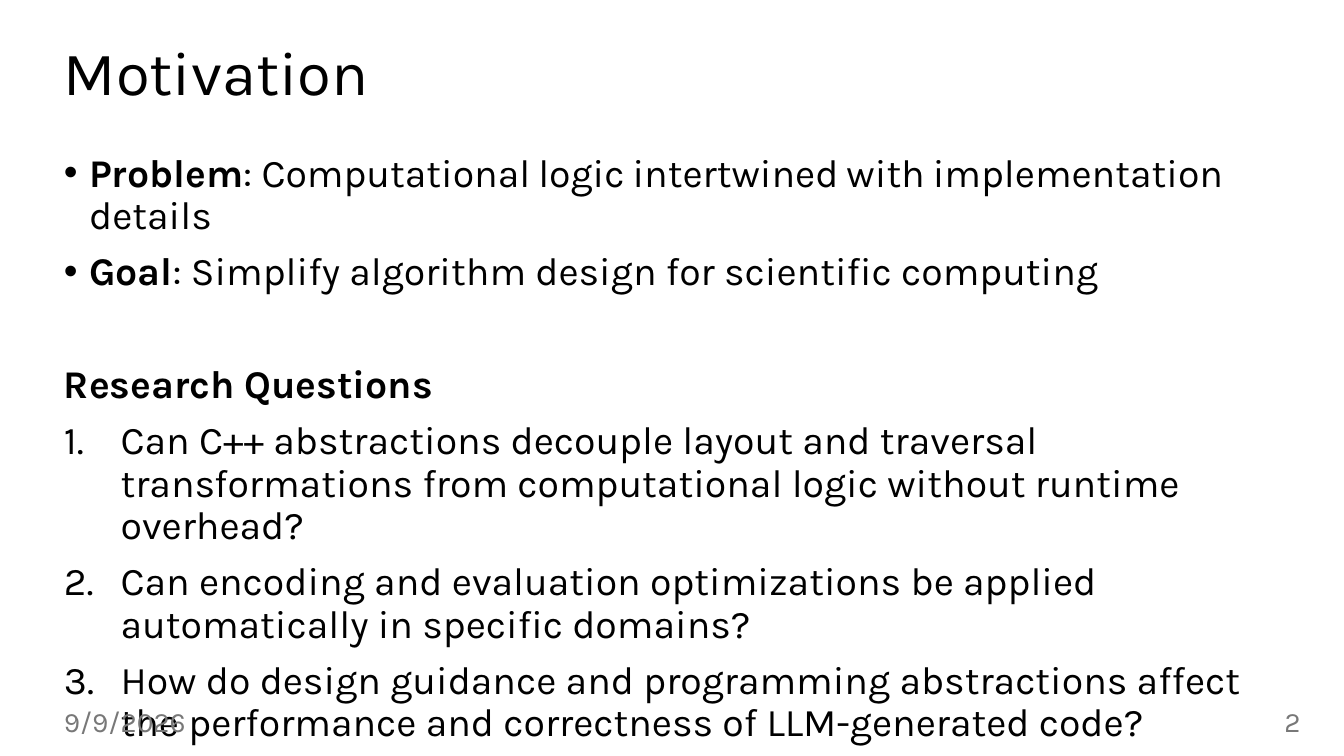
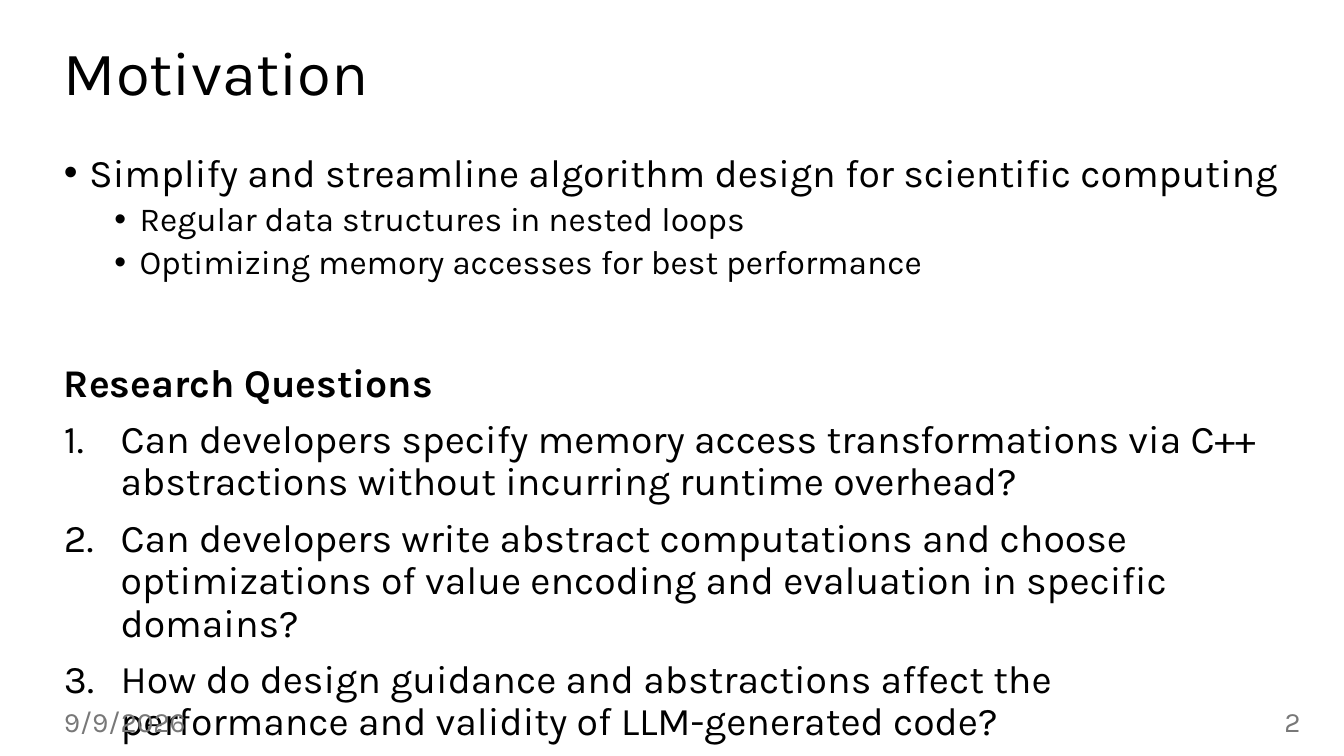
Before and after one commit to jiriklepl/phd-thesis, a slide deck: slide 2 of defense/Optimizing Memory Layouts and Traversal Orders in High-Performance Computing.pptx. Drawn at 1344x756 pixels with LibreOffice and Linux fonts; fonts in the diff are those of the drawing; background and template pictures are left out. Boxes give left, top, right and bottom in pixels: in the first picture for what was removed or moved away, otherwise in the second. Text is boxed around its words. In the diff, an @@ line names an element or a change of style, - is before the commit and + after.

Commit message:
last version

```diff
--- a/defense/Optimizing Memory Layouts and Traversal Orders in High-Performance Computing.pptx
+++ b/defense/Optimizing Memory Layouts and Traversal Orders in High-Performance Computing.pptx
@@ text at box(89, 160, 1277, 283): text changed; size 28 to 24 pt @@
-• Problem: Computational logic intertwined with implementation details
-• Goal: Simplify algorithm design for scientific computing
+• Simplify and streamline algorithm design for scientific computing
+  • Regular data structures in nested loops
+  • Optimizing memory accesses for best performance
@@ text at box(121, 426, 1256, 745): text changed @@
-1. Can C++ abstractions decouple layout and traversal transformations from computational logic without runtime overhead?
-2. Can encoding and evaluation optimizations be applied automatically in specific domains?
-3. How do design guidance and programming abstractions affect the performance and correctness of LLM-generated code?
+1. Can developers specify memory access transformations via C++ abstractions without incurring runtime overhead?
+2. Can developers write abstract computations and choose optimizations of value encoding and evaluation in specific domains?
+3. How do design guidance and abstractions affect the performance and validity of LLM-generated code?
```
Also in this commit, not shown: 21 other slides changed, 2 slides added.
